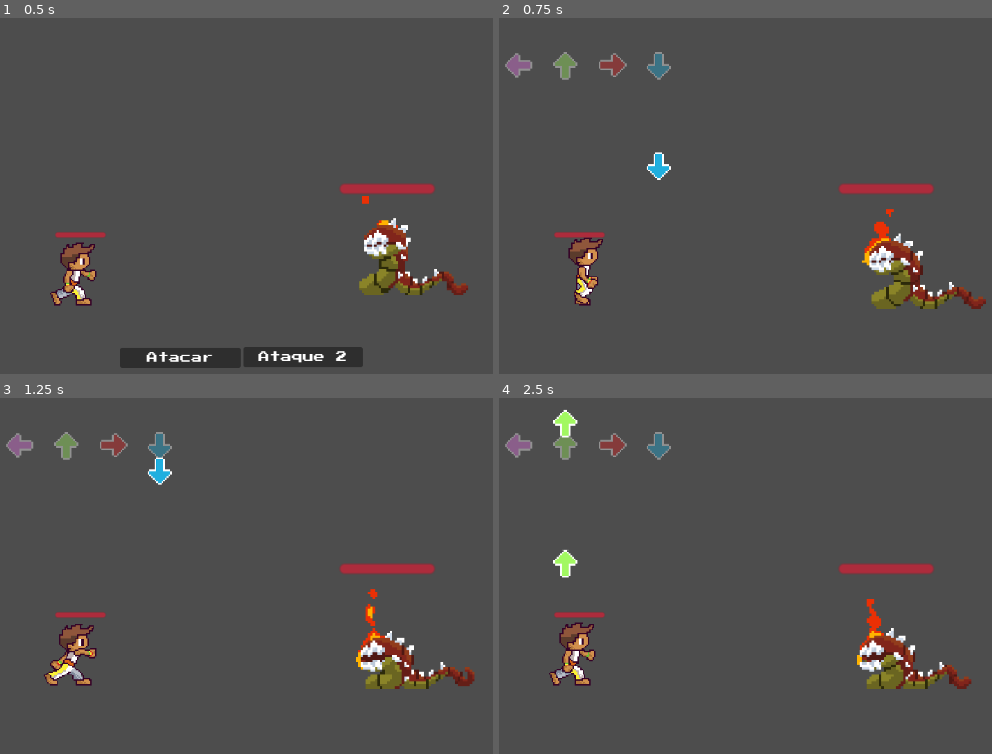
Above: before the commit, frames 1-4 (two rows, left to right).
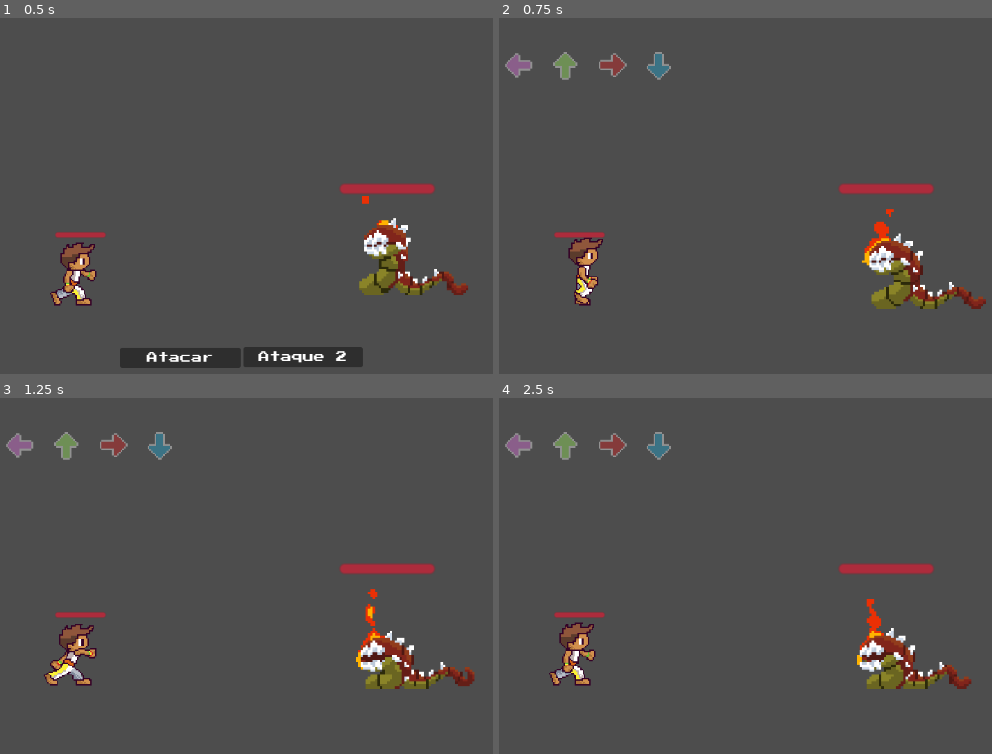
Above: after the commit, the same moments.

Repository: Infernape333/JRPG_Core
Game: Godot game, scene res://Cenas/campo_de_batalha.tscn
Two runs of this game, one before a commit and one after it. Both use one fixed random seed, a clock stepped at 60 frames per second and the inputs below. This scene is started directly instead of the project's main scene. Sound files missing from this copy of the repository are replaced by a short silence.
Inputs:
- Up to frame 1 (0.5 s): no input
- Up to frame 2 (0.75 s): click "Atacar" at 0.5 s
- Up to frame 3 (1.25 s): no input
- Up to frame 4 (2.5 s): hold D (Direita) 1.28-2.03 s; hold E (Interacao) 1.28-2.03 s; hold S (Baixo) from 2.03 s (still down); tap E (Interacao) at 2.1 s

Frame 1 is identical in both runs. In frame 2, 0.2% of the frame differs, in the area x 30-35%, y 37-46%; in frame 3, 0.2%; in frame 4, 0.5%, in the area x 10-17%, y 3-51%.
Error after the commit: Parse Error: Value of type "String" cannot be assigned to a variable of type "AudioStream". (res://Scripts/fila_de_setas.gd:29)

Commit message:
musica teste

Diff:
--- a/Cenas/fila_de_setas.tscn
+++ b/Cenas/fila_de_setas.tscn
@@ -1,11 +1,13 @@
-[gd_scene load_steps=3 format=3 uid="uid://6n6mjs0ofwfp"]
+[gd_scene load_steps=2 format=3 uid="uid://6n6mjs0ofwfp"]
 
 [ext_resource type="Script" path="res://Scripts/fila_de_setas.gd" id="1_bk607"]
-[ext_resource type="AudioStream" uid="uid://xtyqonpmym35" path="res://Musics/18 Accursed One.mp3" id="2_6lhc2"]
 
 [node name="fila_de_setas" type="Node2D"]
 script = ExtResource("1_bk607")
+spawn_y = null
+spawn_x_positions = null
+arrow_speed = null
+spawn_interval = null
+max_arrows = null
 
 [node name="AudioStreamPlayer" type="AudioStreamPlayer" parent="."]
-stream = ExtResource("2_6lhc2")
-autoplay = true
--- a/Cenas/inimigo_campo.tscn
+++ b/Cenas/inimigo_campo.tscn
@@ -184,7 +184,6 @@
 
 [node name="CollisionShape2D" type="CollisionShape2D" parent="Area2D"]
 position = Vector2(-11.3333, 3.33333)
-scale = Vector2(1, 1)
 shape = SubResource("RectangleShape2D_o6yhr")
 debug_color = Color(10, 0, 0, 0.42)
 
--- a/Cenas/jogador_ataque.tscn
+++ b/Cenas/jogador_ataque.tscn
@@ -127,7 +127,6 @@
 
 [node name="Collision_jogador" type="CollisionShape2D" parent="."]
 position = Vector2(0.428571, 7)
-scale = Vector2(1, 1)
 shape = SubResource("RectangleShape2D_l0bts")
 
 [node name="Collision_jogador_mao" type="CollisionShape2D" parent="."]
--- a/Scripts/fila_de_setas.gd
+++ b/Scripts/fila_de_setas.gd
@@ -3,17 +3,18 @@
 
 @export var spawn_y = 250
 @export var spawn_x_positions = [254, 321, 388, 455]
-@export var base_arrow_speed = 100  # Base speed
-@export var bpm = 65  # BPM da música
+@export var arrow_speed = 100
+@export var spawn_interval = .8
 @export var max_arrows = 8  # Número máximo de setas por sequência
-@export var target_y_position = 50  # Posição onde a seta deve ser clicada
-@export var music_player: AudioStreamPlayer  # Referência ao player de música
 
+# AudioStreamPlayer para a música
+@export var audio_player: AudioStreamPlayer
+@export var music_file: = "res://Musics/18 Accursed One.mp3"
+var beat_times = [1.0, 2.0, 3.0, 4.0, 5.0, 6.5, 8.0, 9.5]  # Tempos de beat para cada seta (em segundos)
+var current_beat_index = 0
 
 var arrow_count = 0  # Contador de setas geradas
-var spawn_interval = 60.0 / bpm  # Intervalo entre as setas, baseado no BPM
 var spawn_timer = 0.0
-var arrow_speed = base_arrow_speed
 
 var acertos = 0  # Contagem de acertos do jogador
 
@@ -24,9 +25,21 @@
 "res://Cenas/arrowDireita.tscn"]
 
 func _ready():
-	pass
+	 # Iniciar a música
+	audio_player.stream = music_file
+	audio_player.play()
 
 func _process(delta):
+	# Tempo atual da música
+	var music_time = audio_player.get_playback_position()
+
+	 # Gera setas no momento certo baseado nos tempos mapeados
+	if current_beat_index < beat_times.size() and music_time >= beat_times[current_beat_index]:
+		if arrow_count < max_arrows:
+			spawn_arrow()  # Gera uma nova seta
+			current_beat_index += 1  # Passa para o próximo beat
+
+	# Contagem para spawnar novas setas
 	if arrow_count < max_arrows:
 		spawn_timer -= delta
 		if spawn_timer <= 0:
@@ -50,9 +63,9 @@
 	else:
 		arrow_instance.position = Vector2(spawn_x_positions[3], spawn_y)
 
-	var distance_to_travel = spawn_y - target_y_position
-	var travel_time = spawn_interval
-	arrow_instance.speed = distance_to_travel / travel_time
+	#var random_x = spawn_x_positions[randi() % spawn_x_positions.size()]
+	#arrow_instance.position = Vector2(random_x, spawn_y)
+
 	# Conecta o sinal de acerto da seta para incrementar a contagem usando Callable
 	arrow_instance.connect("seta_acertada", Callable(self, "_on_seta_acertada"))
 	arrow_count += 1
@@ -65,3 +78,4 @@
 	arrow_count = 0
 	spawn_timer = 0
 	acertos = 0
+	#current_beat_index = 0
--- a/Scripts/jogador_ataque.gd
+++ b/Scripts/jogador_ataque.gd
@@ -23,7 +23,7 @@
 	battle_scene.add_child(setas_scene)
 	setas_scene.reset_sequence()
 
-	await get_tree().create_timer(8).timeout
+	await get_tree().create_timer(30).timeout
 
 	if jogador_acertou_sequencia(setas_scene.acertos):
 		await realizar_ataque()
Not shown: 1 places in Cenas/jogador_ataque.tscn that only renumber resources
Not shown: 1 places in Cenas/jogador_campo.tscn that only renumber resources
Not shown, added: Musics/WhatsApp Audio 2024-11-04 at 03.26.12.mpeg
Not shown, added: Musics/rhythm_notifier-e818106ee00add3024e2d9489c7aca811fee360b/WhatsApp Audio 2024-11-04 at 03.26.12.mpeg
Not shown, added: WhatsApp Audio 2024-11-04 at 03.26.12.mpeg
